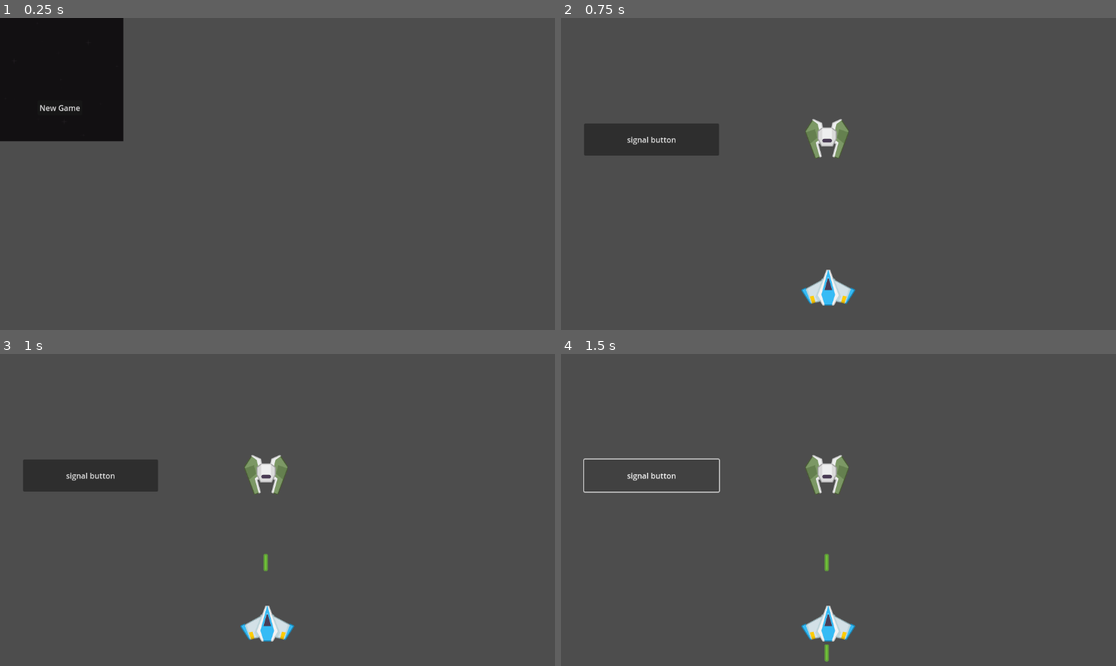
Above: before the commit, frames 1-4 (two rows, left to right).
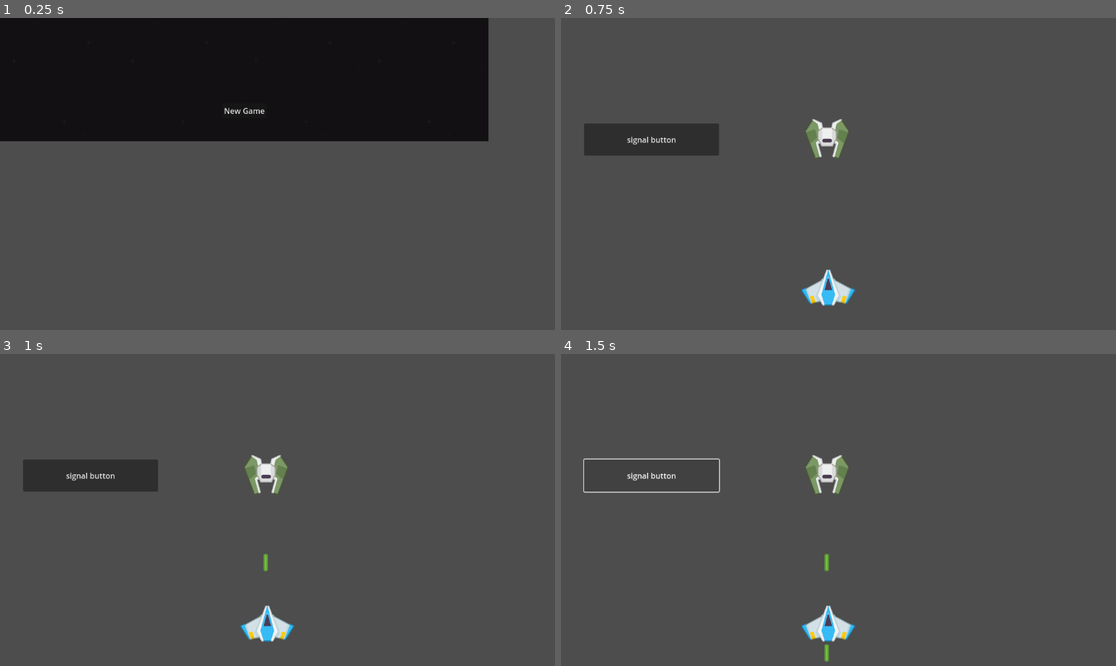
Above: after the commit, the same moments.

Repository: xPvtPancakes/space_shooter
Game: Godot game, scene res://Scenes/main_menu.tscn
The game is run twice, just before and just after one commit, with the same random seed, the same clock (stepped at 60 frames per second) and the same inputs.
Inputs:
- Up to frame 1 (0.25 s): no input
- Up to frame 2 (0.75 s): click "New Game" at 0.5 s
- Up to frame 3 (1 s): no input
- Up to frame 4 (1.5 s): click "signal button" at 1.25 s

The runs differ from the first frame. In frame 1, 26% of the frame differs, in the area x 7-88%, y 0-40%; in frame 2, nothing differs; in frame 3, nothing differs; in frame 4, nothing differs.

Commit message:
Update main_menu.tscn

Diff:
--- a/Scenes/main_menu.tscn
+++ b/Scenes/main_menu.tscn
@@ -10,11 +10,31 @@
 position = Vector2(128, 128)
 texture = ExtResource("1_kl85i")
 
+[node name="Black2" type="Sprite2D" parent="."]
+position = Vector2(128, 128)
+texture = ExtResource("1_kl85i")
+
+[node name="Black3" type="Sprite2D" parent="."]
+position = Vector2(128, 128)
+texture = ExtResource("1_kl85i")
+
+[node name="Black4" type="Sprite2D" parent="."]
+position = Vector2(886, 128)
+texture = ExtResource("1_kl85i")
+
+[node name="Black5" type="Sprite2D" parent="."]
+position = Vector2(630, 128)
+texture = ExtResource("1_kl85i")
+
+[node name="Black6" type="Sprite2D" parent="."]
+position = Vector2(374, 128)
+texture = ExtResource("1_kl85i")
+
 [node name="Button" type="Button" parent="."]
-offset_left = 78.0
-offset_top = 171.0
-offset_right = 171.0
-offset_bottom = 202.0
+offset_left = 461.0
+offset_top = 177.0
+offset_right = 554.0
+offset_bottom = 208.0
 text = "New Game"
 
 [connection signal="pressed" from="Button" to="." method="_on_button_pressed"]
